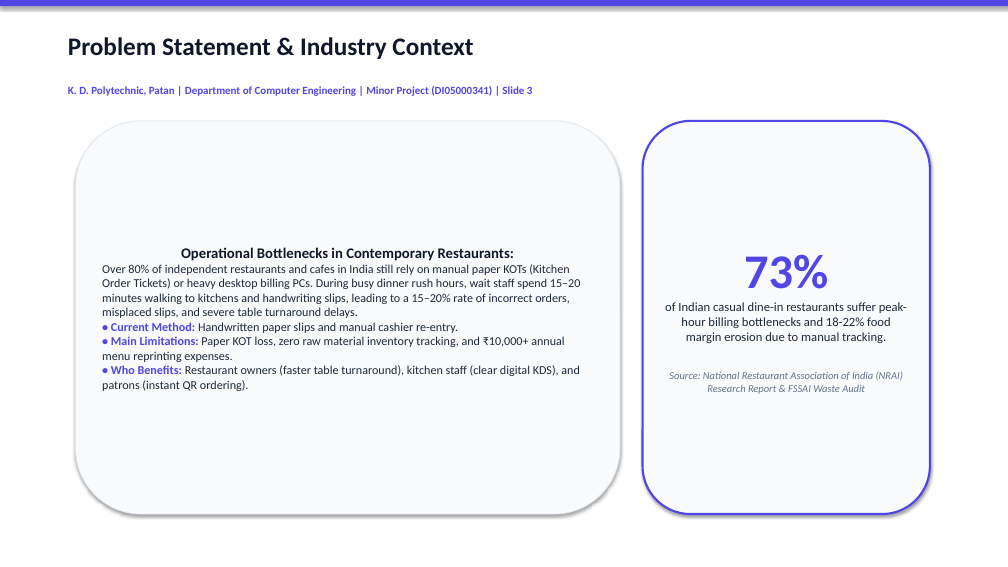
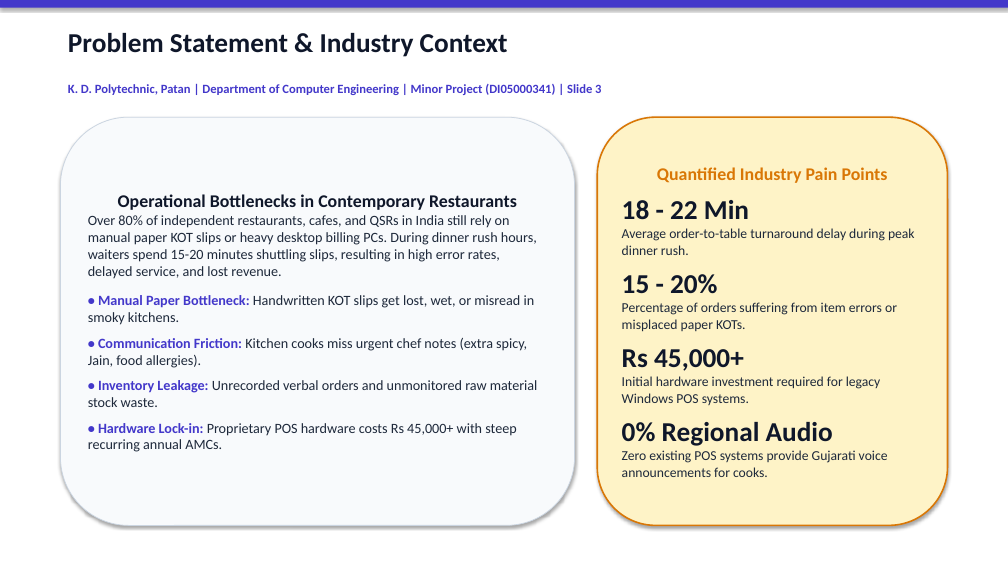
Before and after one commit to Shubh-Patel-07/DineFlow-AI, a slide deck: slide 3 of docs/DineFlow_AI_GTU_Minor_Project_Presentation.pptx. Drawn at 1008x567 pixels with LibreOffice and Linux fonts; fonts in the diff are those of the drawing. Boxes give left, top, right and bottom in pixels: in the first picture for what was removed or moved away, otherwise in the second. Text is boxed around its words. In the diff, an @@ line names an element or a change of style, - is before the commit and + after.

Commit message:
docs(presentation): upgrade presentation typography with large high-impact fonts and enhanced card layouts for classroom projector visibility

```diff
--- a/docs/DineFlow_AI_GTU_Minor_Project_Presentation.pptx
+++ b/docs/DineFlow_AI_GTU_Minor_Project_Presentation.pptx
@@ rectangle at [0,0,1008,8]: fill #4F46E5 to #4338CA @@
@@ text "Problem Statement & Industry Context" at [68,33,508,57]: size 24 to 26 pt @@
@@ text "K. D. Polytechnic, Patan | ..." at [68,84,601,95]: size 10.5 to 12 pt, text colour #4F46E5 to #4338CA @@
@@ rounded rectangle "Operational Bottlenecks in Contemporary Restaurants": place and size @@
-rounded rectangle "Operational Bottlenecks in Contemporary Restaurants" at [76,121,620,514]
+rounded rectangle "Operational Bottlenecks in Contemporary Restaurants" at [60,117,575,526]
@@ rounded rectangle "Operational Bottlenecks in Contemporary Restaurants" at [60,117,575,526]: outline #E2E8F0 0.75 pt to #CBD5E1 0.75 pt @@
@@ rounded rectangle "Quantified Industry Pain Points": place and size @@
-rounded rectangle "Quantified Industry Pain Points" at [643,121,930,514]
+rounded rectangle "Quantified Industry Pain Points" at [597,117,948,526]
@@ rounded rectangle "Quantified Industry Pain Points" at [597,117,948,526]: fill #F8FAFC to #FEF3C7; outline #4F46E5 2 pt to #D97706 1.5 pt @@
@@ text in rounded rectangle at [622,167,915,477]: text changed; size 12 to 13 pt @@
-73%
-of Indian casual dine-in restaurants suffer peak-hour billing bottlenecks and 18-22% food margin erosion due to manual tracking.
-Source: National Restaurant Association of India (NRAI) Research Report & FSSAI Waste Audit
+Quantified Industry Pain Points
+18 - 22 Min
+Average order-to-table turnaround delay during peak dinner rush.
+15 - 20%
+Percentage of orders suffering from item errors or misplaced paper KOTs.
+Rs 45,000+
+Initial hardware investment required for legacy Windows POS systems.
+0% Regional Audio
+Zero existing POS systems provide Gujarati voice announcements for cooks.
@@ text in rounded rectangle at [88,194,538,452]: text changed; size 11.5 to 13.5 pt @@
-Operational Bottlenecks in Contemporary Restaurants:
-Over 80% of independent restaurants and cafes in India still rely on manual paper KOTs (Kitchen Order Tickets) or heavy desktop billing PCs. During busy dinner rush hours, wait staff spend 15–20 minutes walking to kitchens and handwriting slips, leading to a 15–20% rate of incorrect orders, misplaced slips, and severe table turnaround delays.
-• Current Method: Handwritten paper slips and manual cashier re-entry.
-• Main Limitations: Paper KOT loss, zero raw material inventory tracking, and ₹10,000+ annual menu reprinting expenses.
-• Who Benefits: Restaurant owners (faster table turnaround), kitchen staff (clear digital KDS), and patrons (instant QR ordering).
+Operational Bottlenecks in Contemporary Restaurants
+Over 80% of independent restaurants, cafes, and QSRs in India still rely on manual paper KOT slips or heavy desktop billing PCs. During dinner rush hours, waiters spend 15-20 minutes shuttling slips, resulting in high error rates, delayed service, and lost revenue.
+• Manual Paper Bottleneck: Handwritten KOT slips get lost, wet, or misread in smoky kitchens.
+• Communication Friction: Kitchen cooks miss urgent chef notes (extra spicy, Jain, food allergies).
+• Inventory Leakage: Unrecorded verbal orders and unmonitored raw material stock waste.
+• Hardware Lock-in: Proprietary POS hardware costs Rs 45,000+ with steep recurring annual AMCs.
```
Also in this commit, not shown: 7 other slides changed, 9 slides added, 9 slides removed, 1 other file.
